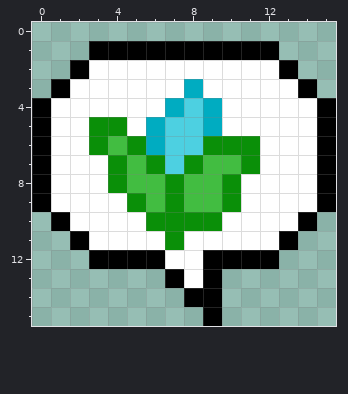
One commit to this pixel-art file: res/fx/balloon2.aseprite. The first picture shows the starting point.
16x16 pixels, 1 frame.
Now the later version:
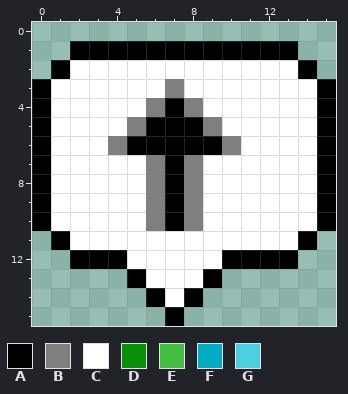
Palette (. is transparent): A #000000  B #7f7f7f  C #ffffff  D #0a8f08  E #42bd41  F #00acc1  G #4dd0e1
Diff:
y 1: x 2 . -> A; x 13 . -> A
y 2: x 1..2 .A -> AC; x 13..14 A. -> CA
y 3: x 0..1 .A -> AC; x 7..8 CF -> BC; x 14..15 A. -> CA
y 4: x 6..9 CFGF -> BABC
y 5: x 3..9 DDCFGGF -> CCBAAAB
y 6: x 3..11 DEDFGGDDD -> CBAAAAABC
y 7: x 4..11 DEDGDEED -> CCBABCCC
y 8: x 4..10 DEEDEED -> CCBABCC
y 9: x 5..10 DEDEED -> CBABCC
y 10: x 0..1 .A -> AC; x 6..9 DDDD -> BABC; x 14..15 A. -> CA
y 11: x 1..2 .A -> AC; x 7 D -> C; x 13..14 A. -> CA
y 12: x 2 . -> A; x 5..6 AA -> CC; x 9 A -> C; x 13 . -> A
y 13: x 5..7 ..A -> ACC
y 14: x 6..7 .. -> AC; x 9 A -> .
y 15: x 7 . -> A; x 9 A -> .
Boxes around the changes in both pictures, in picture pixels (x1, y1, x2, y2):
changed: (32, 41, 336, 326)
